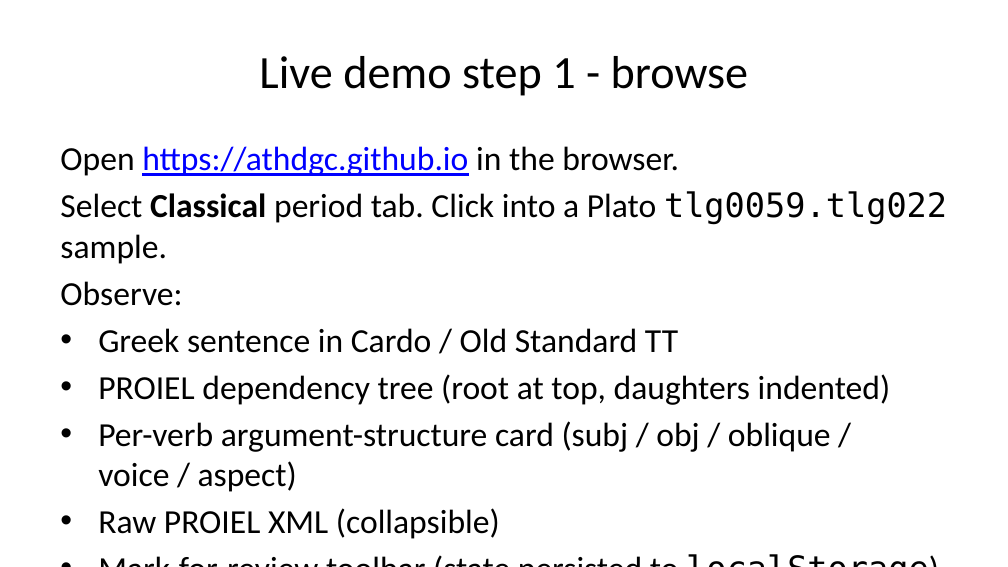
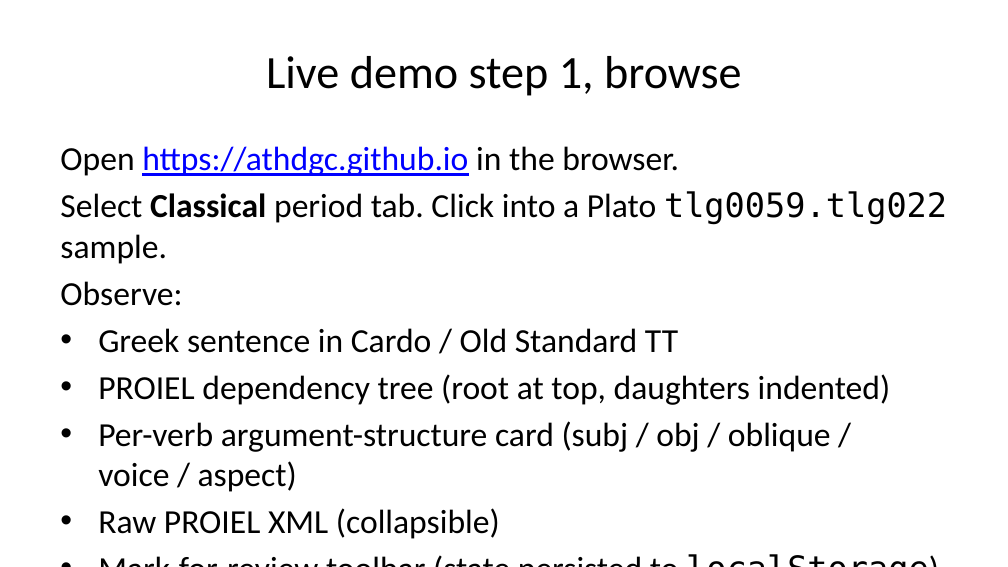
Before and after one commit to AthDGC/AthDGC.github.io, a slide deck: slide 4 of slides/lrec_demo.pptx. Drawn at 1008x567 pixels with LibreOffice and Linux fonts; fonts in the diff are those of the drawing. Boxes give left, top, right and bottom in pixels: in the first picture for what was removed or moved away, otherwise in the second. Text is boxed around its words. In the diff, an @@ line names an element or a change of style, - is before the commit and + after.

```diff
--- a/slides/lrec_demo.pptx
+++ b/slides/lrec_demo.pptx
@@ title at (x1=266, y1=56, x2=741, y2=96): text changed @@
-Live demo step 1 - browse
+Live demo step 1, browse
```
Also in this commit, not shown: 6 other slides changed, 23 other files.
